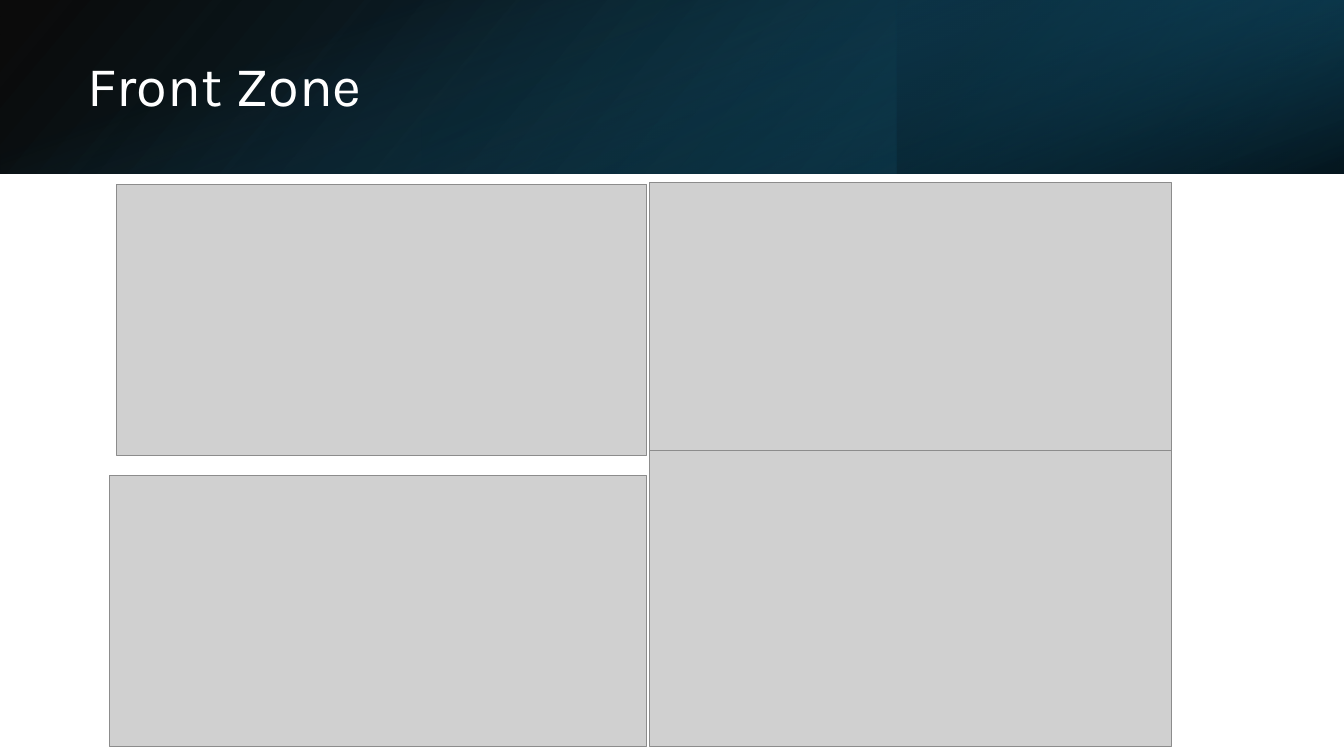
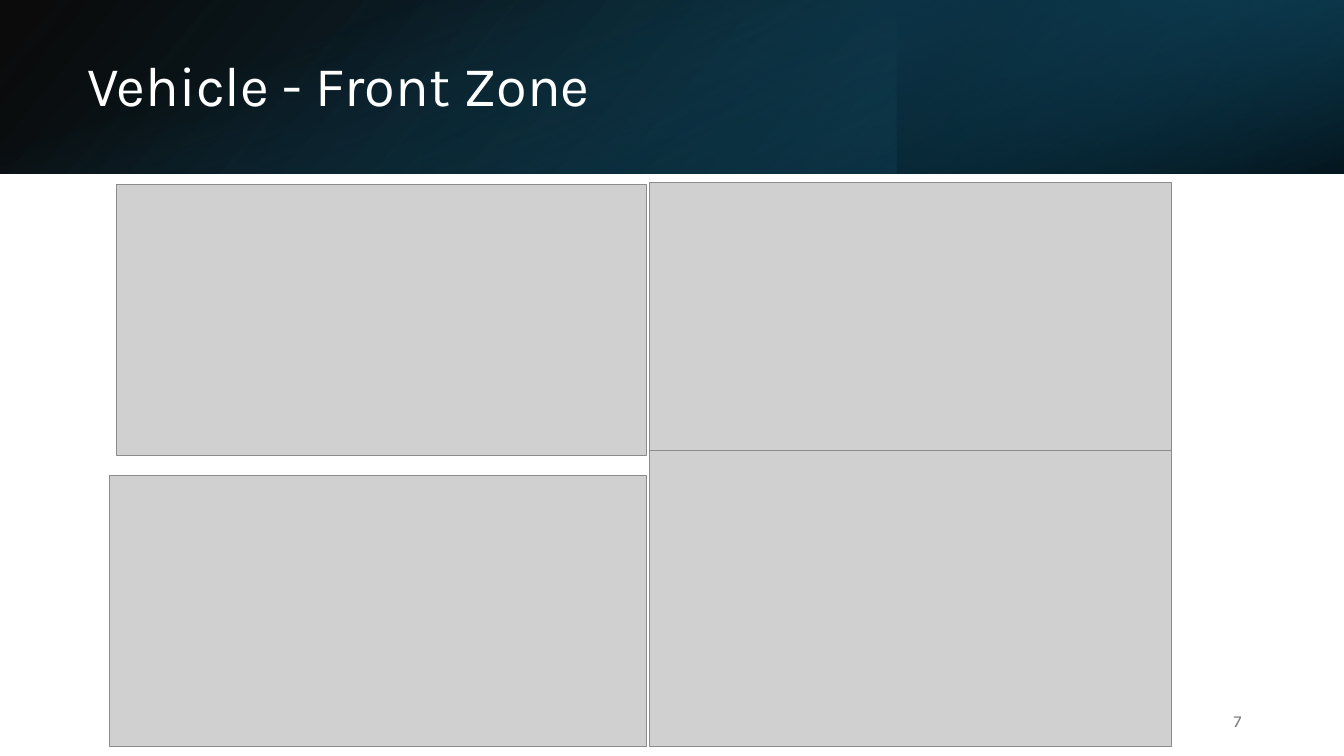
Before and after one commit to LF-RoGu/Model-Base-Systems, a slide deck: slide 7 of Presentation/C-ITS.pptx. Drawn at 1344x756 pixels with LibreOffice and Linux fonts; fonts in the diff are those of the drawing; grey boxes stand for pictures. Boxes give left, top, right and bottom in pixels: in the first picture for what was removed or moved away, otherwise in the second. Text is boxed around its words. In the diff, an @@ line names an element or a change of style, - is before the commit and + after.

```diff
--- a/Presentation/C-ITS.pptx
+++ b/Presentation/C-ITS.pptx
@@ title at <box>87,67,589,107</box>: text changed @@
-Front Zone
+Vehicle - Front Zone
@@ page number added at <box>1234,716,1242,727</box>, 12 pt, text #797979 @@
+7
```
Also in this commit, not shown: 21 other slides changed, 3 slides added, 1 other file.
